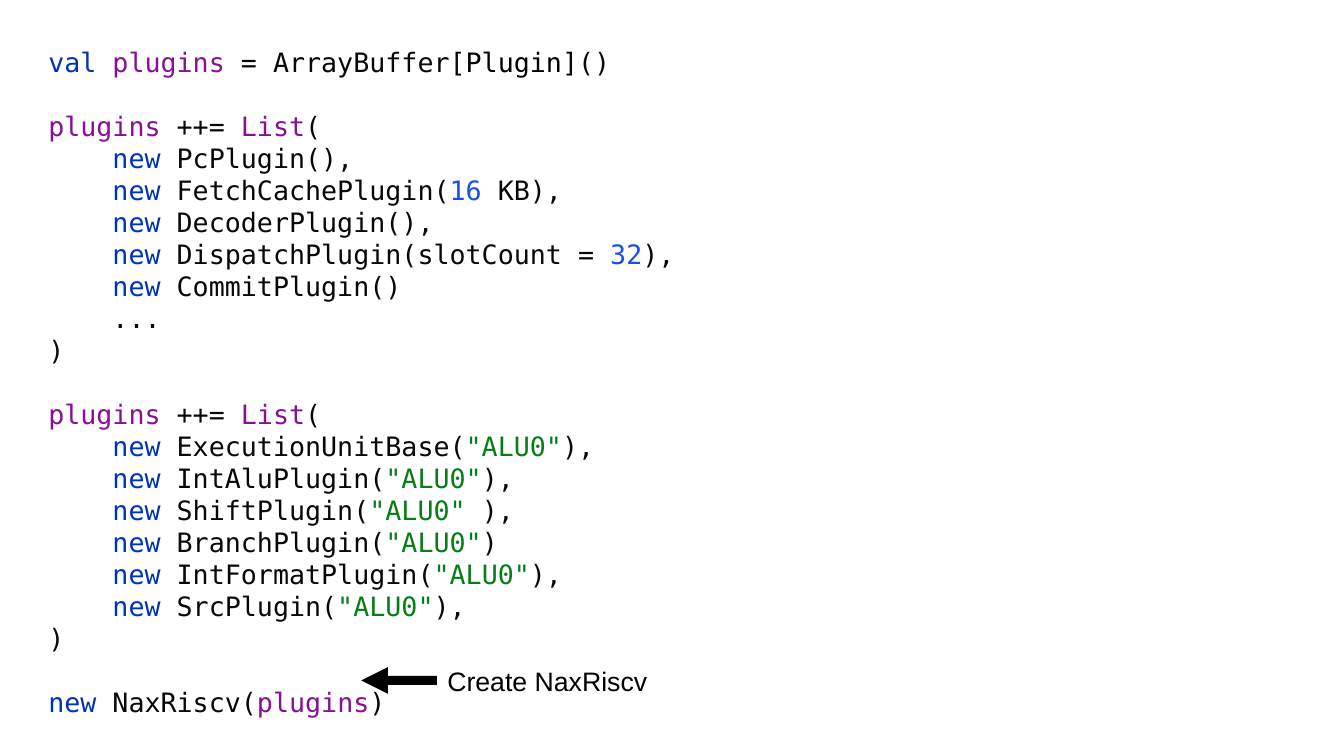
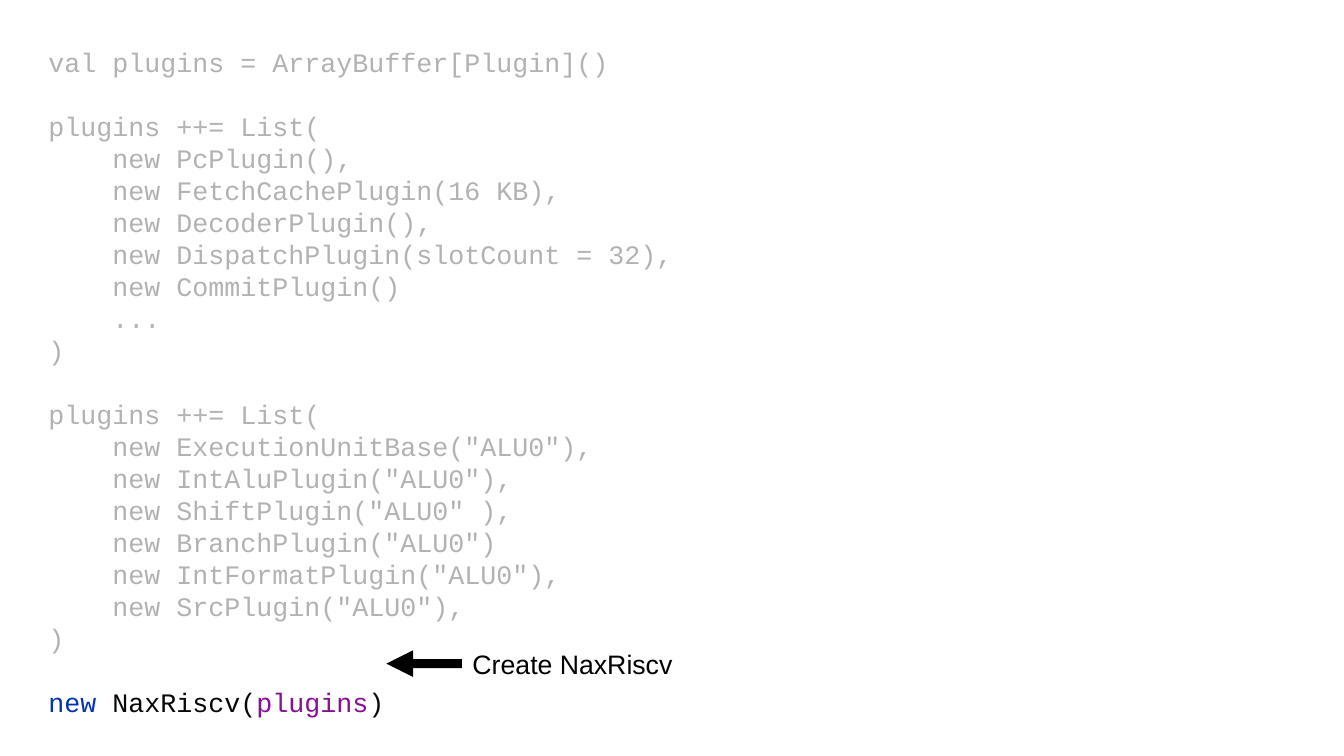
Before and after one commit to SpinalHDL/SpinalDoc, a slide deck: slide 12 of presentation/en/nax_040522/slices_nax_040522.odp. Drawn at 1344x756 pixels with LibreOffice and Linux fonts; fonts in the diff are those of the drawing. Boxes give left, top, right and bottom in pixels: in the first picture for what was removed or moved away, otherwise in the second. Text is boxed around its words. In the diff, an @@ line names an element or a change of style, - is before the commit and + after.

```diff
--- a/presentation/en/nax_040522/slices_nax_040522.odp
+++ b/presentation/en/nax_040522/slices_nax_040522.odp
@@ text "val plugins = ArrayBuffer[Plugin]()" at [48,53,672,718]: font DejaVu Sans Mono to Courier New; text colour #0033B3 to #B2B2B2 in "val", "new new new new new", "new new new new new new"; text colour #871094 to #B2B2B2 in "plugins", "plugins List(", "plugins List("; text colour #080808 to #B2B2B2 in "= ArrayBuffer[Plugin]()", "++= List( PcPlugin(), FetchCachePlugin(16 KB), DecoderPlugin ...", "++= List( ExecutionUnitBase("ALU0"), IntAluPlugin("ALU0"), S ..."; text colour #000000 to #B2B2B2 in "ArrayBuffer[Plugin]()"; text colour #1750EB to #B2B2B2 in "FetchCachePlugin(16 32),"; text colour #067D17 to #B2B2B2 in "ExecutionUnitBase("ALU0"), IntAluPlugin("ALU0"), ShiftPlugin ..." @@
@@ text "Create NaxRiscv": place and size @@
-text "Create NaxRiscv" at [447,671,648,692]
+text "Create NaxRiscv" at [472,654,673,675]
@@ arrow moved from (436, 681) - (362, 681) to (462, 663) - (386, 663) @@
```
Also in this commit, not shown: 13 other slides changed, 2 slides added, 3 slides removed.
